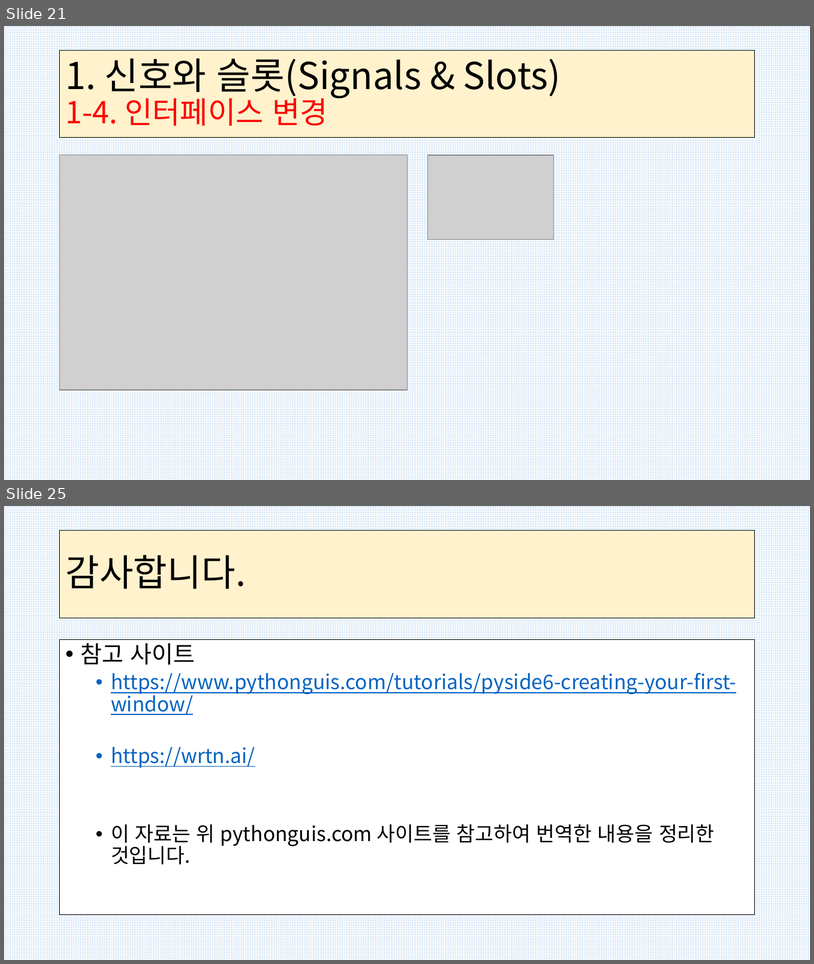
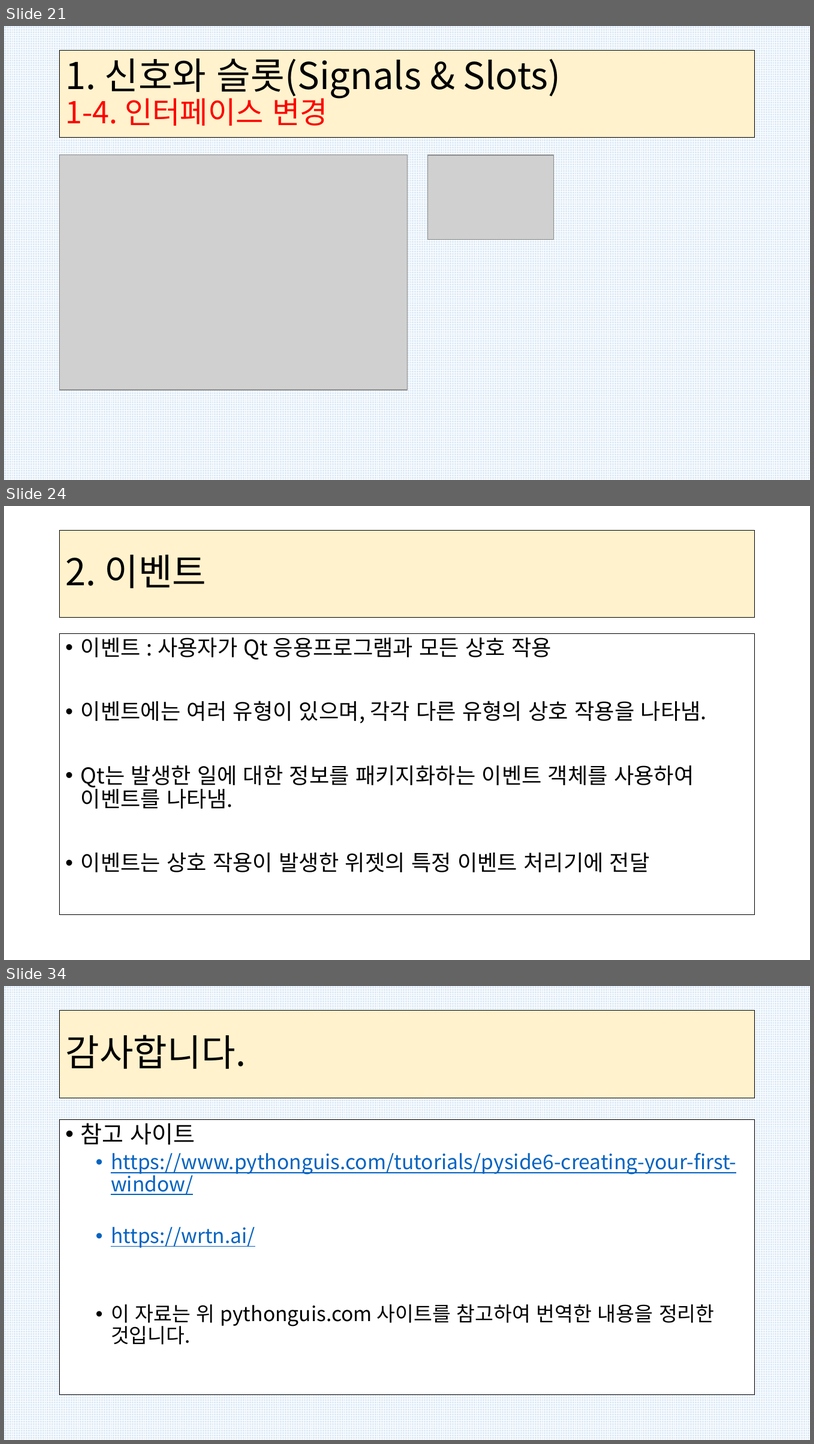
Before and after one commit to kig2929kig/PySide6, a slide deck: PySide-2.pptx. Shown one above the other, each under a label of ours: slides 21 and 25 before the commit, slides 21, 24 and 34 after it; the slides between them are not shown. The pictures are 814x964 and 814x1444 pixels, drawn with LibreOffice and Linux fonts; fonts in the diff are those of the drawing; grey boxes stand for pictures. Boxes give left, top, right and bottom in pixels: in the first picture for what was removed or moved away, otherwise in the second. Text is boxed around its words. In the diff, an @@ line names an element or a change of style, - is before the commit and + after.

```diff
--- a/PySide-2.pptx
+++ b/PySide-2.pptx
@@ slide 24 added at (x1=4, y1=506, x2=810, y2=960), background #FFFFFF @@
@@ title added at (x1=60, y1=530, x2=755, y2=618), fill #FFF2CC, outline #000000 0.75 pt, 44 pt, text #000000 @@
+2. 이벤트
@@ text added at (x1=60, y1=634, x2=755, y2=915), fill #FFFFFF, outline #000000 0.75 pt, 25.9 pt, text #000000 @@
+• 이벤트 : 사용자가 Qt 응용프로그램과 모든 상호 작용
+• 이벤트에는 여러 유형이 있으며, 각각 다른 유형의 상호 작용을 나타냄.
+• Qt는 발생한 일에 대한 정보를 패키지화하는 이벤트 객체를 사용하여 이벤트를 나타냄.
+• 이벤트는 상호 작용이 발생한 위젯의 특정 이벤트 처리기에 전달
@@ what was slide 25 is now slide 34 @@
```
Also in this commit, not shown: 2 slides changed, 9 other slides added, 1 slide removed.
